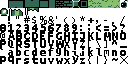
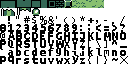
Revision of a layered 128x64 image; what changed, layer by layer:
painted on "Environment" over [0, 0, 128, 16]
